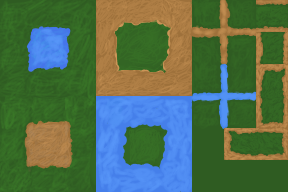
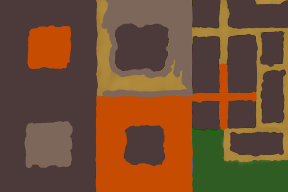
Before/after of a 288 x 192 layered artwork. What changed in the layer stack:
painted on "Paint Layer 1 Merged" over [0,0,288,192]
